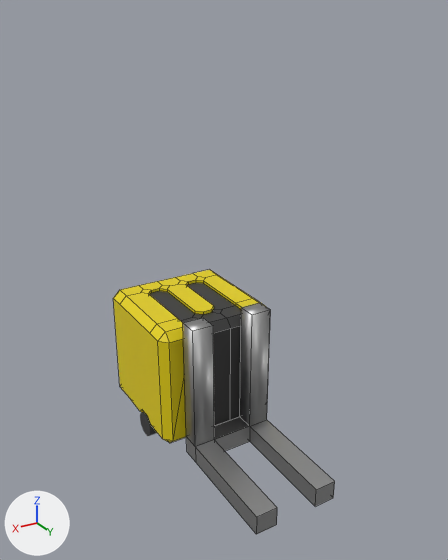
A saved change to the Blender file Assets/Models/Forklift.blend.
The view is the same before and after, from a 50 mm lens placed at (4.29, 8.24, 6.28), pointed at (0.02, 1.13, 2.73). The axes (+X, +Y, +Z) are drawn at lower left. The lights are the same throughout. Mesh edges are drawn as thin lines on the coarser meshes.

The first picture shows 'Body', 'Fork Back', 'Fork Bottom Left', 'Fork Bottom Right', 'ForkTop'.
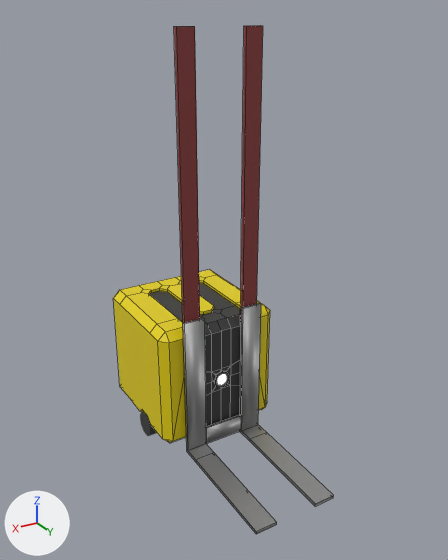
Where the change shows, as pixel boxes [x1, y1, x2, y2] in the pictures (448 x 560 px):
'Body', reshaped, modifiers changed: before [113, 270, 266, 443]; after [113, 270, 270, 443]
'Plane', added: after [174, 25, 263, 323]
'ForkTop', mesh rescaled (11% narrower): before [183, 303, 271, 447]; after [183, 303, 261, 451]
'Fork Bottom Right', mesh rescaled (8% shorter): before [186, 436, 277, 534]; after [187, 444, 277, 534]
'Fork Bottom Left', mesh rescaled: before [250, 420, 335, 506]; after [240, 425, 334, 506]
'Fork Back', reshaped: before [214, 417, 250, 451]; after [206, 414, 242, 444]
part 1 of me_cube_001, added: after [173, 312, 265, 441]
part 2 of me_cube_001, shading changed: [170, 271, 266, 439] in both

The change, as a diff of the scene's bpy script:
```diff
--- a/Assets/Models/Forklift.blend.py
+++ b/Assets/Models/Forklift.blend.py
@@ mat_light_material @@
+mat_light_material = principled_material('Light Material')
+mat_light_material.base_color = (0.8, 0.8, 0.8)  # white #e7e7e7
+mat_light_material.emission_strength = 1.0
@@ mat_material @@
+mat_material = principled_material('Material')
+mat_material.base_color = (0.248, 0.0388, 0.0368)  # red #883736
@@ me_cube_001 @@
 # used by ob_body; location = (0.0, -0.01, 1.03)
-me_cube_001.from_pydata(...)  # 132 vertices, 101 faces; spans x -1.0..1.0, y -0.99..1.01, z -1.03..0.97
+me_cube_001.from_pydata(...)  # 224 vertices, 179 faces; spans x -1.0..1.0, y -0.99..1.04, z -1.03..0.97
+# me_cube_001 part 1: 92 vertices added at x -0.52..0.52, y 0.01..1.04, z -1.03..0.92
+# me_cube_001 part 2: 90 kept faces spanning x -1.0..1.0, y -0.99..1.01, z -1.03..0.97 are now shaded smooth
 me_cube_001.materials.append(mat_body_material)
 me_cube_001.materials.append(mat_wheel_material)
+me_cube_001.materials.append(mat_fork_material)  # light grey #bfbfbf
+me_cube_001.materials.append(mat_light_material)  # white #e7e7e7
@@ me_cube_002 @@
 me_cube_002.from_pydata(...)  # 12 vertices, 10 faces; spans x 0.33..0.67, y -0.15..0.15, z -1.03..0.97
 # used by ob_fork_bottom_right; location = (0.0, 2.02, 0.01); rotation_euler = (1.571, 0.0, 0.0), in degrees (90, 0, 0)
+# me_cube_002 part 3: the whole mesh is scaled about its middle by (1, 0.167, 1), then moved by (0.0, -0.13, 0.0)
 me_cube_002.materials.append(mat_fork_material)
@@ me_cube_003 @@
 me_cube_003.from_pydata(...)  # 16 vertices, 12 faces; spans x -0.67..0.67, y 0.15..2.15, z 0.67..0.97
 # used by ob_forktop; location = (0.0, 2.02, 0.01); rotation_euler = (1.571, 0.0, 0.0), in degrees (90, 0, 0)
+# me_cube_003 part 4: the whole mesh is scaled about its middle by (1, 1.13, 0.167), then moved by (0.0, -0.13, 0.13)
 me_cube_003.materials.append(mat_fork_material)
@@ me_cube_004 @@
 # used by ob_fork_back; location = (0.0, 2.02, 0.01); rotation_euler = (1.571, 0.0, 0.0), in degrees (90, 0, 0)
-me_cube_004.from_pydata(...)  # 8 vertices, 4 faces; spans x -0.333..0.333, y -0.148..0.152, z 0.673..0.973
+me_cube_004.from_pydata(...)  # 8 vertices, 6 faces; spans x -0.333..0.333, y -0.094..0.206, z 0.923..0.973
+# me_cube_004 part 5: the whole mesh is rebuilt
 me_cube_004.materials.append(mat_fork_material)
@@ me_cube_005 @@
 me_cube_005.from_pydata(...)  # 12 vertices, 10 faces; spans x -0.67..-0.33, y -0.15..0.15, z -1.03..0.97
 # used by ob_fork_bottom_left; location = (0.0, 2.02, 0.01); rotation_euler = (1.571, 0.0, 0.0), in degrees (90, 0, 0)
+# me_cube_005 part 6: the whole mesh is scaled about its middle by (1, 0.167, 1), then moved by (0.0, -0.13, 0.0)
 me_cube_005.materials.append(mat_fork_material)
@@ me_plane @@
+me_plane.from_pydata([(-0.63, -1.0, 0.0), (-0.38, -1.0, 0.0), (0.38, -1.0, 0.0), (0.63, -1.0, 0.0), (0.63, 5.0, 0.0), (0.38, 5.0, 0.0), (-0.38, 5.0, 0.0), (-0.63, 5.0, 0.0)], [], [(0, 1, 6, 7), (2, 3, 4, 5)])
+me_plane.materials.append(mat_material)  # red #883736
@@ ob_body @@
 ob_body.location = (0.0, -0.01, 1.03)
-_m = ob_body.modifiers.new('Solidify', 'SOLIDIFY')
-_m.thickness = 0.1
@@ ob_plane @@
+ob_plane = bpy.data.objects.new('Plane', me_plane)
+ob_plane.location = (0.0, 0.96, 1.14)
+ob_plane.rotation_euler = (1.571, 0.0, 0.0)  # degrees (90, 0, 0)
+_m = ob_plane.modifiers.new('Solidify', 'SOLIDIFY')
+_m.thickness = 0.07
```
